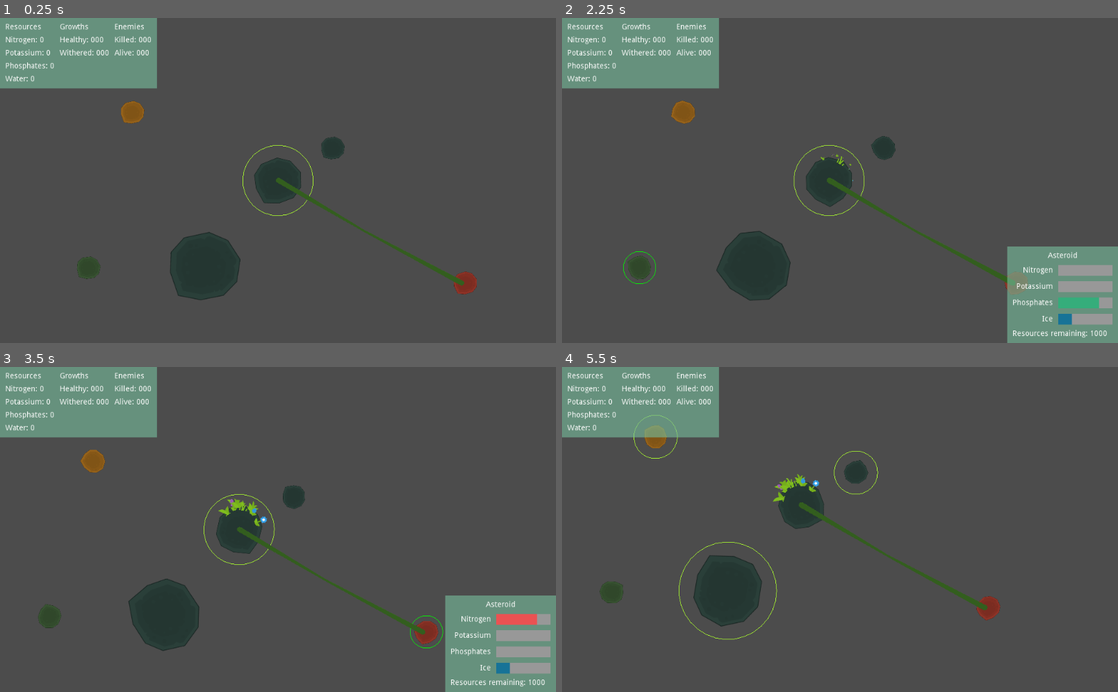
Above: before the commit, frames 1-4 (two rows, left to right).
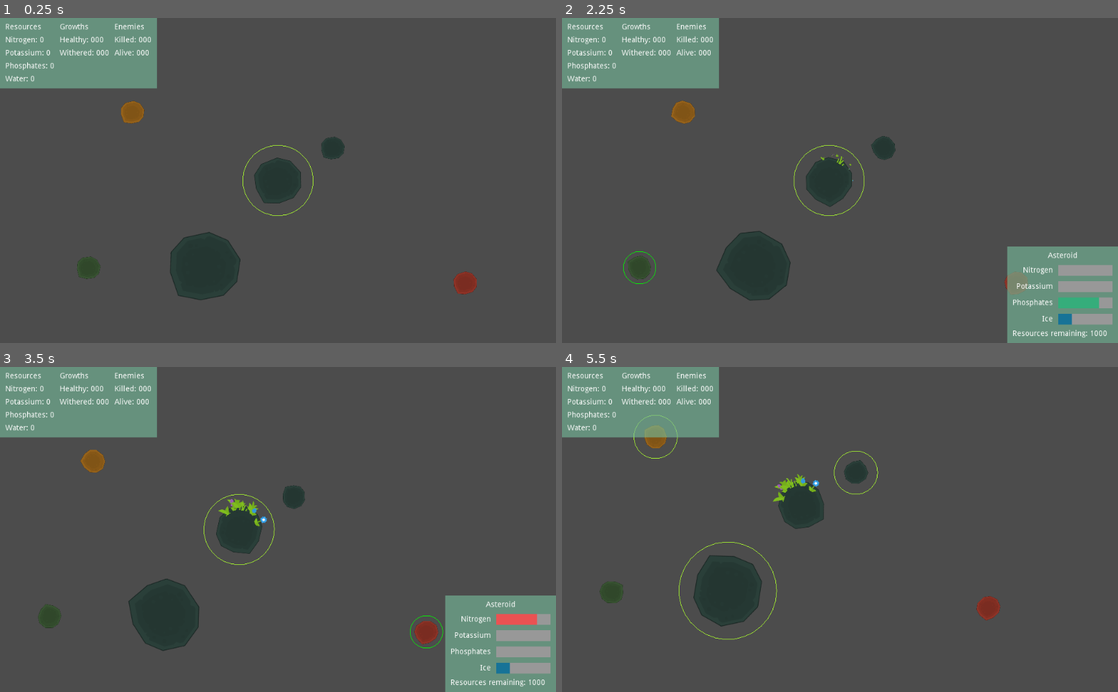
Above: after the commit, the same moments.

Repository: Bloodyaugust/kenney-jam-2022
Game: Godot game, scene res://main.tscn
Same seed, same stepped clock (60 frames per second), same inputs: the game is played once before the commit and once after it.
Inputs (mouse positions are in pixels of both pictures, inside the frame that each line leads up to):
- Up to frame 1 (0.25 s): no input
- Up to frame 2 (2.25 s): tap Enter at 0.5 s; drag from (840, 180) to (695, 112) at 0.52 s; drag from (695, 112) to (840, 180) at 1.27 s; move the mouse to (650, 268) at 2.02 s; hold Right (ui_right) from 2.03 s (still down); click (650, 268) at 2.17 s
- Up to frame 3 (3.5 s): release Right (ui_right) at 2.75 s; drag from (428, 630) to (94, 461) at 2.77 s
- Up to frame 4 (5.5 s): drag from (856, 497) to (990, 630) at 3.52 s; drag from (728, 614) to (990, 630) at 4.27 s; move the mouse to (867, 529) at 5.02 s; hold Down (ui_down) from 5.03 s (still down); click (867, 529) at 5.17 s

The runs differ from the first frame. In frame 1, 0.4% of the frame differs, in the area x 49-84%, y 49-83%; in frame 2, 0.5%; in frame 3, 0.4%; in frame 4, 0.5%, in the area x 42-77%, y 41-75%.

Commit message:
Implement connection creation on propagation

Diff:
--- a/actors/Growth.gd
+++ b/actors/Growth.gd
@@ -4,6 +4,8 @@
 enum GROWTH_TYPES {COLLECTOR, DEFENDER, LEAF}
 
 const COLLECTION_RATE: float = 1.0
+const CONNECTION_SCENE: PackedScene = preload("res://doodads/Connection.tscn")
+const CONNECTION_WIDTH: float = 20.0
 const GROWTH_RADIUS_BASE: float = 75.0
 const GROWTH_RADIUS_SCALAR: float = 2.0
 const GROWTH_STATUS_NAMES: Dictionary = {
@@ -67,7 +69,9 @@
   for _child in _foliage.get_children():
     _child.scale = _child.scale - (sin((Time.get_ticks_msec() as float + _child.get_meta("scale_offset")) / 512) * FOLIAGE_SCALE_MODIFIER)
 
-  _connections.get_child(0).width = 10 - (sin((Time.get_ticks_msec() as float) / 512))
+  if _status != GROWTH_STATUSES.GROWING:
+    for _connection in _connections.get_children():
+      _connection.width = CONNECTION_WIDTH - (sin((Time.get_ticks_msec() as float) / 512))
 
   if _type == GROWTH_TYPES.COLLECTOR && (_status == GROWTH_STATUSES.HEALTHY || _status == GROWTH_STATUSES.INFECTED):
     var _collected_resources: Dictionary = asteroid.collect_resources(COLLECTION_RATE * delta)
@@ -107,3 +111,16 @@
     _foliage.add_child(_new_foliage)
 
     _tween.tween_property(_new_foliage, "scale", FOLIAGE_SCALE, rand_range(GROWTH_TIME / 2, GROWTH_TIME))
+
+  for _growth in GrowthController.growths:
+    if _growth != self && _growth.global_position.distance_to(global_position) <= _growth.growth_radius:
+      var _new_connection: Line2D = CONNECTION_SCENE.instance()
+      var _connection_tween: SceneTreeTween = create_tween().set_trans(Tween.TRANS_QUINT).set_ease(Tween.EASE_OUT)
+
+      _connections.add_child(_new_connection)
+      _new_connection.global_position = Vector2.ZERO
+      _new_connection.points[0] = global_position
+      _new_connection.points[1] = global_position.linear_interpolate(_growth.global_position, 0.5)
+      _new_connection.points[2] = _growth.global_position
+
+      _connection_tween.tween_property(_new_connection, "width", CONNECTION_WIDTH, rand_range(GROWTH_TIME / 2, GROWTH_TIME / 1.5))
--- a/actors/Growth.tscn
+++ b/actors/Growth.tscn
@@ -1,10 +1,6 @@
-[gd_scene load_steps=4 format=2]
+[gd_scene load_steps=2 format=2]
 
-[ext_resource path="res://doodads/Connection.tscn" type="PackedScene" id=1]
 [ext_resource path="res://actors/Growth.gd" type="Script" id=2]
-
-[sub_resource type="Curve" id=1]
-_data = [ Vector2( 0, 1 ), 0.0, 0.0, 0, 0, Vector2( 0.490476, 0.390909 ), 0.0, 0.0, 0, 0, Vector2( 1, 1 ), 0.0, 0.0, 0, 0 ]
 
 [node name="Growth" type="Node2D" groups=["growths"]]
 script = ExtResource( 2 )
@@ -12,8 +8,5 @@
 [node name="Connections" type="Node2D" parent="."]
 unique_name_in_owner = true
 
-[node name="Connection" parent="Connections" instance=ExtResource( 1 )]
-width_curve = SubResource( 1 )
-
 [node name="Foliage" type="Node2D" parent="."]
 unique_name_in_owner = true
--- a/doodads/Connection.tscn
+++ b/doodads/Connection.tscn
@@ -6,8 +6,9 @@
 _data = [ Vector2( 0, 1 ), 0.0, 0.0, 0, 0, Vector2( 0.490476, 0.390909 ), 0.0, 0.0, 0, 0, Vector2( 1, 1 ), 0.0, 0.0, 0, 0 ]
 
 [node name="Connection" type="Line2D"]
-position = Vector2( -53, 143 )
-points = PoolVector2Array( 54, -143, 208, -52, 391, 46 )
+z_index = -1
+points = PoolVector2Array( 0, 0, 0, 0, 0, 0 )
+width = 0.0
 width_curve = SubResource( 1 )
 texture = ExtResource( 1 )
 texture_mode = 1
--- a/scripts/GrowthController.gd
+++ b/scripts/GrowthController.gd
@@ -8,7 +8,10 @@
 
 var growable_asteroids: Array
 
-func _evaluate_asteroid_growability(_any):
+func _evaluate_asteroid_growability(growth):
+  if growth:
+    growths.append(growth)
+
   growable_asteroids = []
 
   for _asteroid in asteroids:
